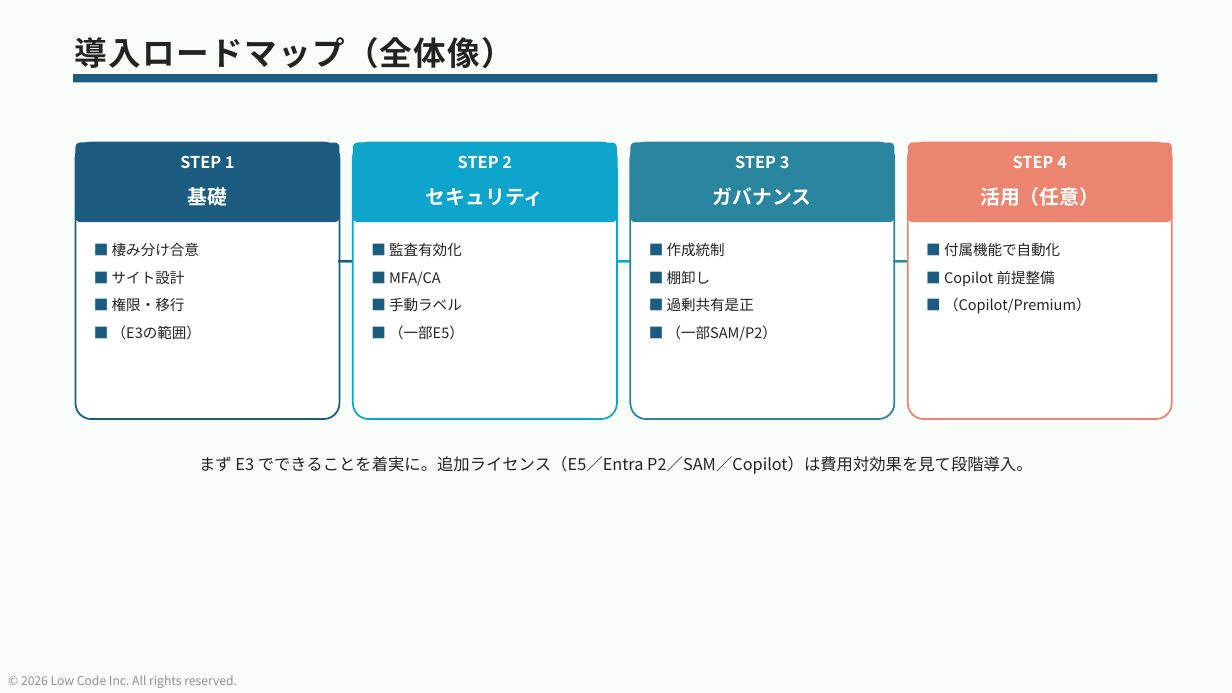
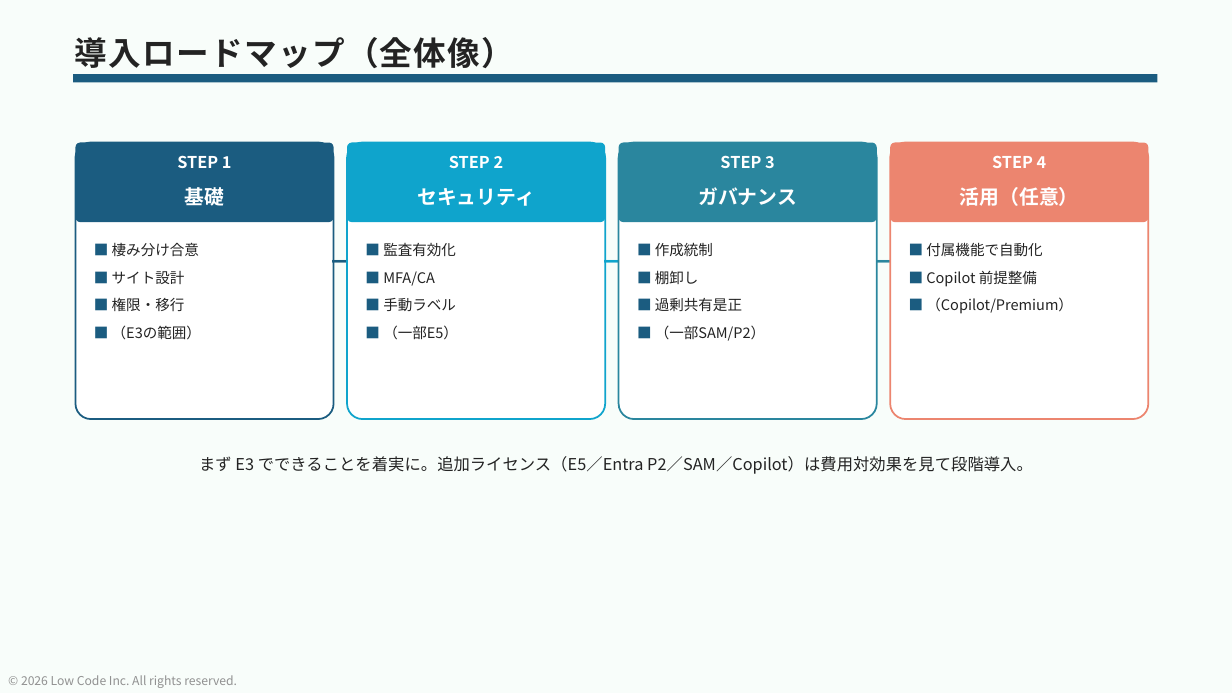
Before and after one commit to takuyanakamura881awc-beep/awc-naka881-repo, a slide deck: slide 56 of sharepoint-online-guide/SharePoint-Online活用ガイド_フェーズ1-4.pptx. Drawn at 1232x693 pixels with LibreOffice and Linux fonts; fonts in the diff are those of the drawing. Boxes give left, top, right and bottom in pixels: in the first picture for what was removed or moved away, otherwise in the second. Text is boxed around its words. In the diff, an @@ line names an element or a change of style, - is before the commit and + after.

```diff
--- a/sharepoint-online-guide/SharePoint-Online活用ガイド_フェーズ1-4.pptx
+++ b/sharepoint-online-guide/SharePoint-Online活用ガイド_フェーズ1-4.pptx
@@ rounded rectangle: place and size @@
-rounded rectangle at (75,142,339,419)
+rounded rectangle at (75,142,334,419)
@@ rounded rectangle: place and size @@
-rounded rectangle at (75,142,339,222)
+rounded rectangle at (75,142,334,222)
@@ rounded rectangle: place and size @@
-rounded rectangle at (353,142,617,419)
+rounded rectangle at (347,142,605,419)
@@ rounded rectangle: place and size @@
-rounded rectangle at (353,142,617,222)
+rounded rectangle at (347,142,605,222)
@@ rounded rectangle: place and size @@
-rounded rectangle at (630,142,894,419)
+rounded rectangle at (619,142,877,419)
@@ rounded rectangle: place and size @@
-rounded rectangle at (630,142,894,222)
+rounded rectangle at (619,142,877,222)
@@ rounded rectangle: place and size @@
-rounded rectangle at (908,142,1172,419)
+rounded rectangle at (890,142,1148,419)
@@ rounded rectangle: place and size @@
-rounded rectangle at (908,142,1172,222)
+rounded rectangle at (890,142,1148,222)
@@ text "STEP 2": place and size @@
-text "STEP 2" at (458,155,512,169)
+text "STEP 2" at (449,155,504,168)
@@ text "STEP 3": place and size @@
-text "STEP 3" at (735,155,790,168)
+text "STEP 3" at (720,155,775,168)
@@ text "STEP 4": place and size @@
-text "STEP 4" at (1013,156,1067,168)
+text "STEP 4" at (992,156,1047,168)
@@ text "セキュリティ": place and size @@
-text "セキュリティ" at (426,188,544,206)
+text "セキュリティ" at (417,188,535,206)
@@ text "ガバナンス": place and size @@
-text "ガバナンス" at (713,187,812,205)
+text "ガバナンス" at (698,187,797,205)
@@ text "活用（任意）": place and size @@
-text "活用（任意）" at (980,187,1099,206)
+text "活用（任意）" at (960,187,1079,206)
@@ text "■ 監査有効化": place and size @@
-text "■ 監査有効化" at (389,243,464,340)
+text "■ 監査有効化" at (383,243,458,340)
@@ text "■ 作成統制": place and size @@
-text "■ 作成統制" at (667,242,777,341)
+text "■ 作成統制" at (655,242,765,341)
@@ text "■ 付属機能で自動化": place and size @@
-text "■ 付属機能で自動化" at (944,243,1091,314)
+text "■ 付属機能で自動化" at (926,242,1073,314)
@@ text "→": place and size @@
-text "→" at (338,243,365,293)
+text "→" at (332,243,359,293)
@@ text "→": place and size @@
-text "→" at (615,243,642,293)
+text "→" at (603,243,630,293)
@@ text "→": place and size @@
-text "→" at (893,243,919,293)
+text "→" at (875,243,902,293)
```
Also in this commit, not shown: 9 other slides changed.
